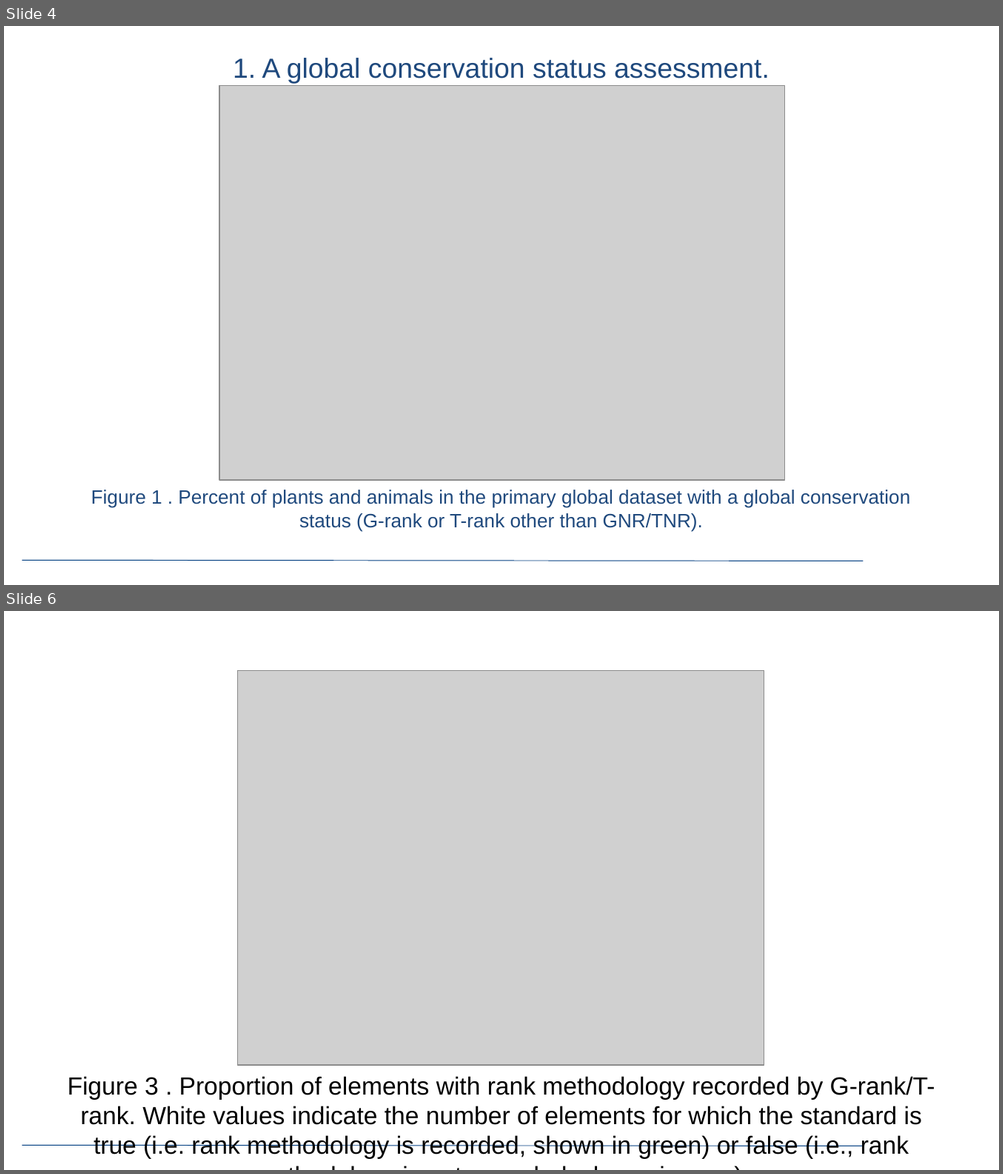
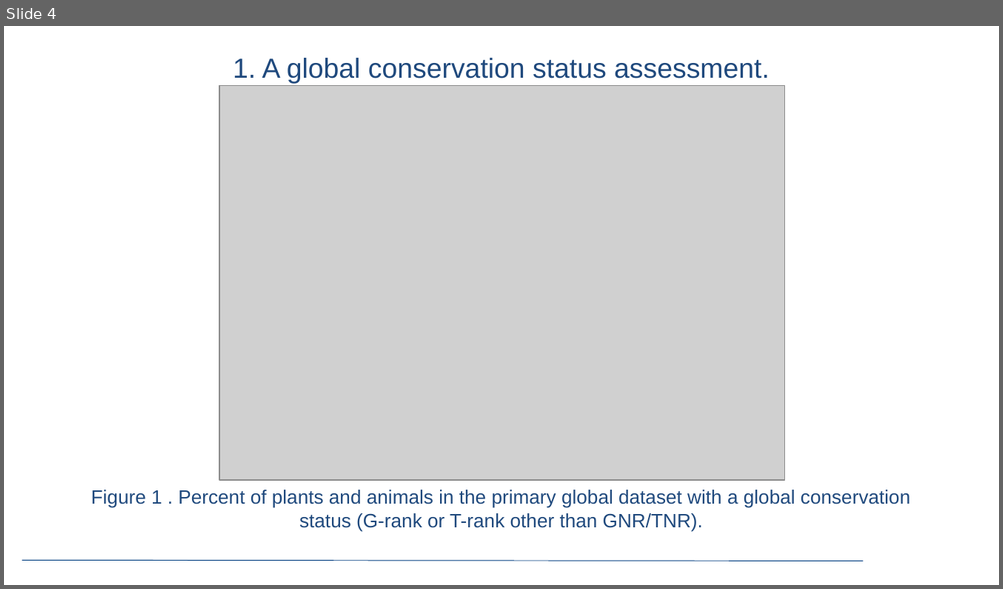
Before and after one commit to mtarjan/Reproducible-reporting-tutorial, a slide deck: Presentation Template.pptx. Shown one above the other, each under a label of ours: slides 4 and 6 before the commit, slide 4 after it; the slides between them are not shown. The pictures are 1003x1174 and 1003x589 pixels, drawn with LibreOffice and Linux fonts; fonts in the diff are those of the drawing; grey boxes stand for pictures; background and template pictures are left out. Boxes give left, top, right and bottom in pixels: in the first picture for what was removed or moved away, otherwise in the second. Text is boxed around its words. In the diff, an @@ line names an element or a change of style, - is before the commit and + after.

```diff
--- a/Presentation Template.pptx
+++ b/Presentation Template.pptx
@@ slide 6 removed at [4, 611, 999, 1170], background #FFFFFF; not listed: 1 template element that a slide beside it also shows @@
@@ picture removed at [238, 671, 764, 1065] @@
@@ text removed at [68, 1076, 935, 1159] @@
-Figure 3 . Proportion of elements with rank methodology recorded by G-rank/T-rank. White values indicate the number of elements for which the standard is true (i.e. rank methodology is recorded, shown in green) or false (i.e., rank methodology is not recorded, shown in grey).
```
Also in this commit, not shown: 15 other slides removed.
